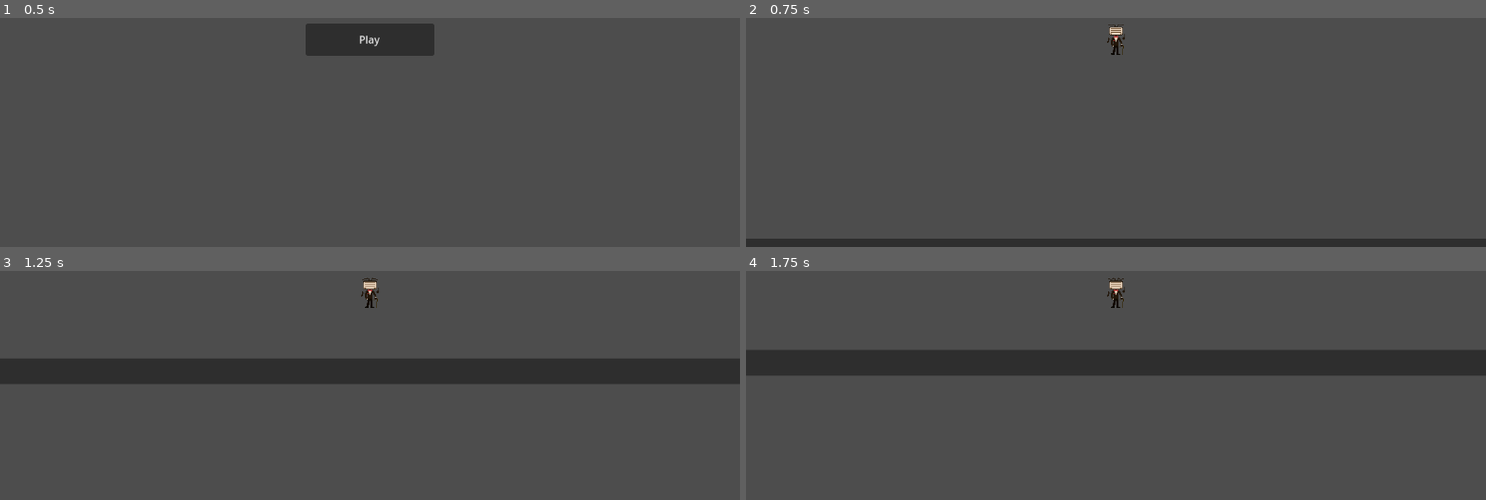
Above: before the commit, frames 1-4 (two rows, left to right).
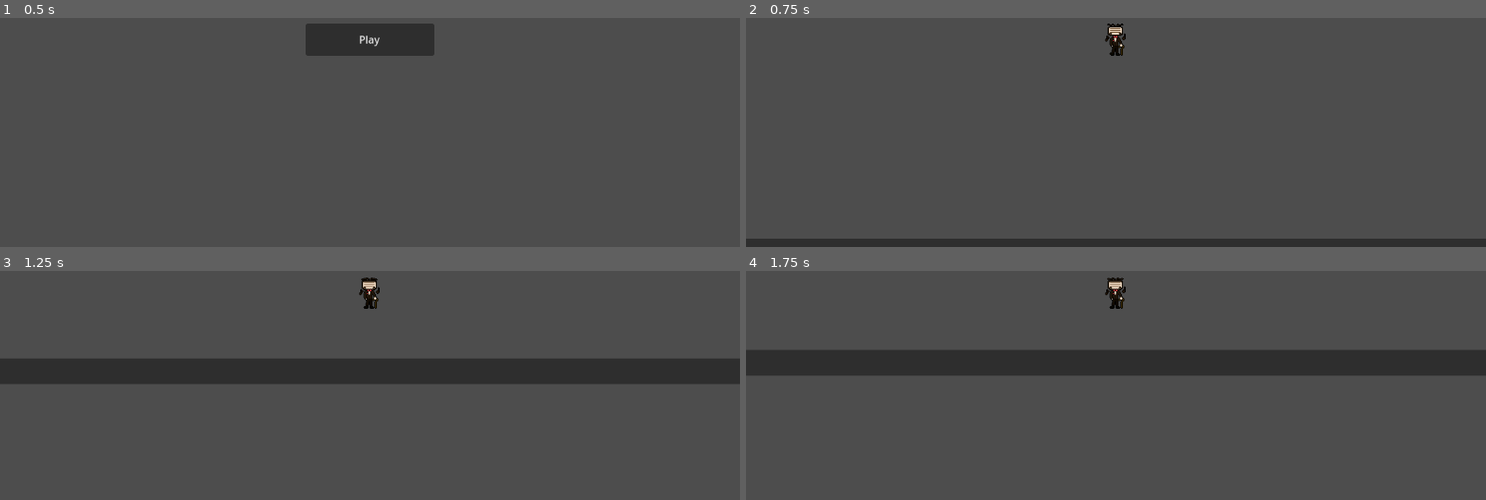
Above: after the commit, the same moments.

Repository: biwerg/AM-FM-Platformer
Game: Godot game, scene res://Scenes/Menus/Main Menu/Main_Menu.tscn
Same seed, same stepped clock (60 frames per second), same inputs: the game is played once before the commit and once after it.
Inputs:
- Up to frame 1 (0.5 s): no input
- Up to frame 2 (0.75 s): click "Play" at 0.5 s
- Up to frame 3 (1.25 s): no input
- Up to frame 4 (1.75 s): hold D (movement_right) from 1.28 s (still down); tap W (movement_up) at 1.52 s

Frame 1 is identical in both runs. In frame 2, 0.1% of the frame differs, in the area x 48-52%, y 2-17%; in frame 3, 0.1%; in frame 4, 0.1%.

Commit message:
Updated AM Sprite to v4

Diff:
--- a/Scenes/Characters/Player_AM/Player_AM.tscn
+++ b/Scenes/Characters/Player_AM/Player_AM.tscn
@@ -1,94 +1,94 @@
 [gd_scene load_steps=17 format=3 uid="uid://b2djn3gdm4vs5"]
 
 [ext_resource type="Script" path="res://Scenes/Characters/Player_AM/Player_AM.gd" id="1_t7k8x"]
-[ext_resource type="Texture2D" uid="uid://dx2710bmv4q22" path="res://Assets/Sprites/Characters/AM_Idle_Spritesheet.png" id="2_kpoa0"]
+[ext_resource type="Texture2D" uid="uid://8plof6eq3e6i" path="res://Assets/Sprites/Characters/AM_Idle_v4.png" id="2_wcu23"]
 
-[sub_resource type="AtlasTexture" id="AtlasTexture_qx3l6"]
-atlas = ExtResource("2_kpoa0")
-region = Rect2(0, 0, 32, 48)
+[sub_resource type="AtlasTexture" id="AtlasTexture_xnbm8"]
+atlas = ExtResource("2_wcu23")
+region = Rect2(0, 0, 34, 50)
 
-[sub_resource type="AtlasTexture" id="AtlasTexture_xkoxo"]
-atlas = ExtResource("2_kpoa0")
-region = Rect2(32, 0, 32, 48)
+[sub_resource type="AtlasTexture" id="AtlasTexture_ddoc2"]
+atlas = ExtResource("2_wcu23")
+region = Rect2(34, 0, 34, 50)
 
-[sub_resource type="AtlasTexture" id="AtlasTexture_8teuq"]
-atlas = ExtResource("2_kpoa0")
-region = Rect2(64, 0, 32, 48)
+[sub_resource type="AtlasTexture" id="AtlasTexture_nig8q"]
+atlas = ExtResource("2_wcu23")
+region = Rect2(68, 0, 34, 50)
 
-[sub_resource type="AtlasTexture" id="AtlasTexture_fejre"]
-atlas = ExtResource("2_kpoa0")
-region = Rect2(96, 0, 32, 48)
+[sub_resource type="AtlasTexture" id="AtlasTexture_g6w14"]
+atlas = ExtResource("2_wcu23")
+region = Rect2(102, 0, 34, 50)
 
-[sub_resource type="AtlasTexture" id="AtlasTexture_2kpiu"]
-atlas = ExtResource("2_kpoa0")
-region = Rect2(0, 48, 32, 48)
+[sub_resource type="AtlasTexture" id="AtlasTexture_xnef2"]
+atlas = ExtResource("2_wcu23")
+region = Rect2(0, 50, 34, 50)
 
-[sub_resource type="AtlasTexture" id="AtlasTexture_yaalp"]
-atlas = ExtResource("2_kpoa0")
-region = Rect2(32, 48, 32, 48)
+[sub_resource type="AtlasTexture" id="AtlasTexture_4urf5"]
+atlas = ExtResource("2_wcu23")
+region = Rect2(34, 50, 34, 50)
 
-[sub_resource type="AtlasTexture" id="AtlasTexture_jhttx"]
-atlas = ExtResource("2_kpoa0")
-region = Rect2(64, 48, 32, 48)
+[sub_resource type="AtlasTexture" id="AtlasTexture_80mcn"]
+atlas = ExtResource("2_wcu23")
+region = Rect2(68, 50, 34, 50)
 
-[sub_resource type="AtlasTexture" id="AtlasTexture_g0g2m"]
-atlas = ExtResource("2_kpoa0")
-region = Rect2(96, 48, 32, 48)
+[sub_resource type="AtlasTexture" id="AtlasTexture_mwctk"]
+atlas = ExtResource("2_wcu23")
+region = Rect2(102, 50, 34, 50)
 
-[sub_resource type="AtlasTexture" id="AtlasTexture_bplia"]
-atlas = ExtResource("2_kpoa0")
-region = Rect2(0, 96, 32, 48)
+[sub_resource type="AtlasTexture" id="AtlasTexture_fk2c5"]
+atlas = ExtResource("2_wcu23")
+region = Rect2(0, 100, 34, 50)
 
-[sub_resource type="AtlasTexture" id="AtlasTexture_n6bat"]
-atlas = ExtResource("2_kpoa0")
-region = Rect2(32, 96, 32, 48)
+[sub_resource type="AtlasTexture" id="AtlasTexture_0h6dm"]
+atlas = ExtResource("2_wcu23")
+region = Rect2(34, 100, 34, 50)
 
-[sub_resource type="AtlasTexture" id="AtlasTexture_ui1hh"]
-atlas = ExtResource("2_kpoa0")
-region = Rect2(64, 96, 32, 48)
+[sub_resource type="AtlasTexture" id="AtlasTexture_bte67"]
+atlas = ExtResource("2_wcu23")
+region = Rect2(68, 100, 34, 50)
 
-[sub_resource type="AtlasTexture" id="AtlasTexture_ymhul"]
-atlas = ExtResource("2_kpoa0")
-region = Rect2(96, 96, 32, 48)
+[sub_resource type="AtlasTexture" id="AtlasTexture_grng5"]
+atlas = ExtResource("2_wcu23")
+region = Rect2(102, 100, 34, 50)
 
 [sub_resource type="SpriteFrames" id="SpriteFrames_ejgdt"]
 animations = [{
 "frames": [{
 "duration": 1.0,
-"texture": SubResource("AtlasTexture_qx3l6")
+"texture": SubResource("AtlasTexture_xnbm8")
 }, {
 "duration": 1.0,
-"texture": SubResource("AtlasTexture_xkoxo")
+"texture": SubResource("AtlasTexture_ddoc2")
 }, {
 "duration": 1.0,
-"texture": SubResource("AtlasTexture_8teuq")
+"texture": SubResource("AtlasTexture_nig8q")
 }, {
 "duration": 1.0,
-"texture": SubResource("AtlasTexture_fejre")
+"texture": SubResource("AtlasTexture_g6w14")
 }, {
 "duration": 1.0,
-"texture": SubResource("AtlasTexture_2kpiu")
+"texture": SubResource("AtlasTexture_xnef2")
 }, {
 "duration": 1.0,
-"texture": SubResource("AtlasTexture_yaalp")
+"texture": SubResource("AtlasTexture_4urf5")
 }, {
 "duration": 1.0,
-"texture": SubResource("AtlasTexture_jhttx")
+"texture": SubResource("AtlasTexture_80mcn")
 }, {
 "duration": 1.0,
-"texture": SubResource("AtlasTexture_g0g2m")
+"texture": SubResource("AtlasTexture_mwctk")
 }, {
 "duration": 1.0,
-"texture": SubResource("AtlasTexture_bplia")
+"texture": SubResource("AtlasTexture_fk2c5")
 }, {
 "duration": 1.0,
-"texture": SubResource("AtlasTexture_n6bat")
+"texture": SubResource("AtlasTexture_0h6dm")
 }, {
 "duration": 1.0,
-"texture": SubResource("AtlasTexture_ui1hh")
+"texture": SubResource("AtlasTexture_bte67")
 }, {
 "duration": 1.0,
-"texture": SubResource("AtlasTexture_ymhul")
+"texture": SubResource("AtlasTexture_grng5")
 }],
 "loop": true,
 "name": &"Idle",
@@ -105,11 +105,9 @@
 sprite_frames = SubResource("SpriteFrames_ejgdt")
 animation = &"Idle"
 autoplay = "Idle"
-frame_progress = 0.621188
 metadata/_edit_lock_ = true
 
 [node name="CollisionShape2D" type="CollisionShape2D" parent="."]
-visible = false
 position = Vector2(0, 2)
 shape = SubResource("RectangleShape2D_li7wg")
 metadata/_edit_lock_ = true
Binary file removed: Assets/Sprites/Characters/AM_Idle_Spritesheet.png
Binary file added: Assets/Sprites/Characters/AM_Idle_v4.png
Not shown, changed: Assets/Sprites/Characters/AM_Idle_v4.png.import
